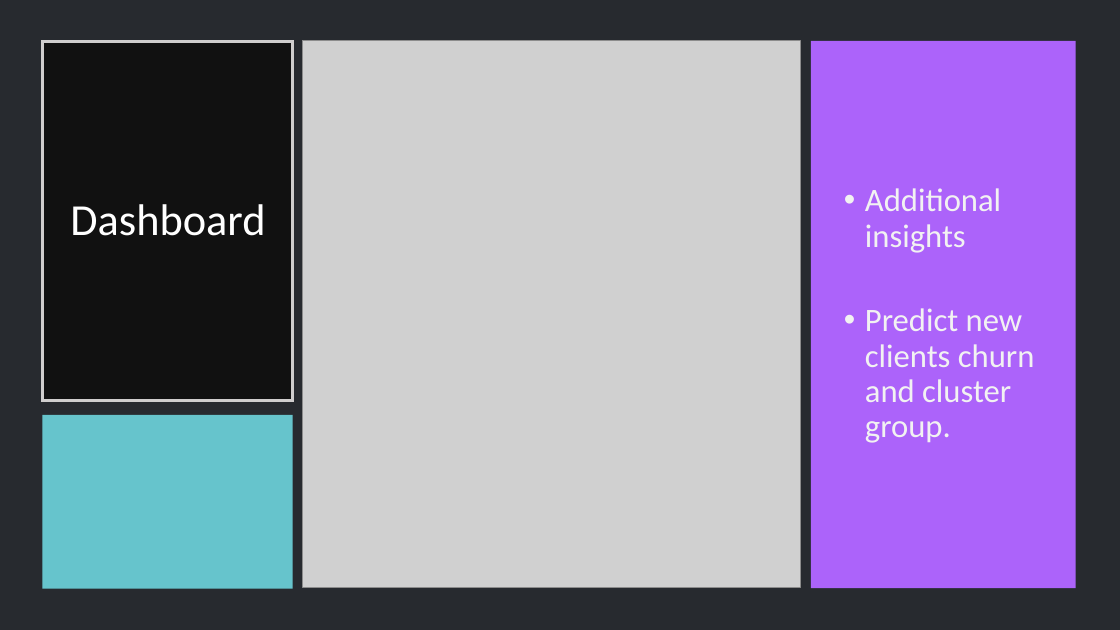
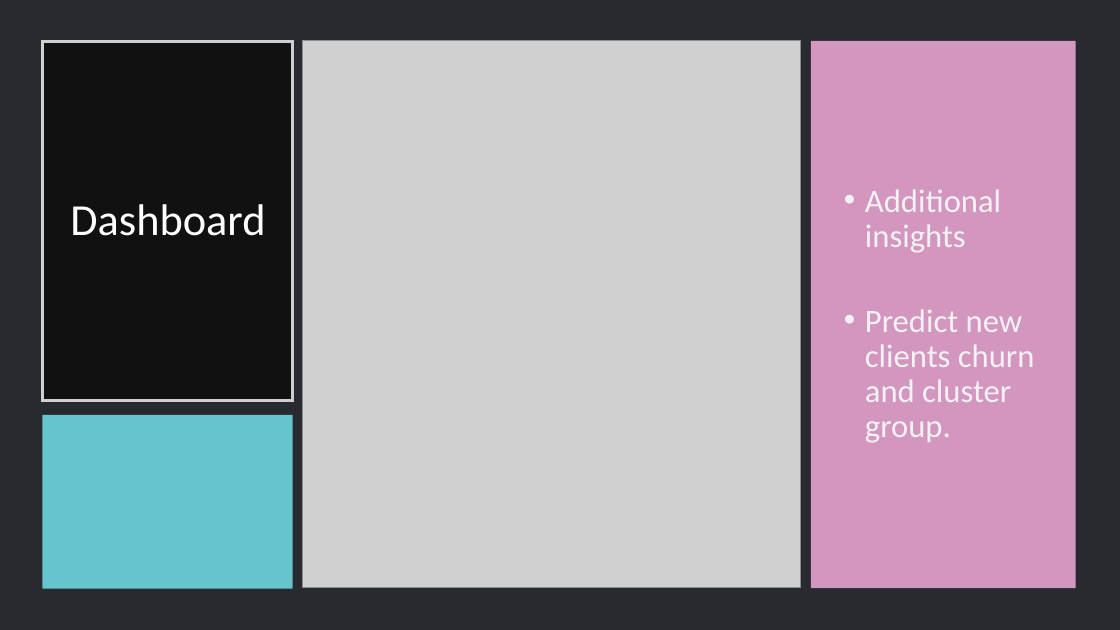
Before and after one commit to tamjid-ahsan/capstone_customer_churn, a slide deck: slide 16 of presentation.pptx. Drawn at 1120x630 pixels with LibreOffice and Linux fonts; fonts in the diff are those of the drawing; grey boxes stand for pictures. Boxes give left, top, right and bottom in pixels: in the first picture for what was removed or moved away, otherwise in the second. Text is boxed around its words. In the diff, an @@ line names an element or a change of style, - is before the commit and + after.

```diff
--- a/presentation.pptx
+++ b/presentation.pptx
@@ rectangle at box(811, 41, 1075, 588): fill #AC63FA to #D396BF @@
```
Also in this commit, not shown: 1 other file.
